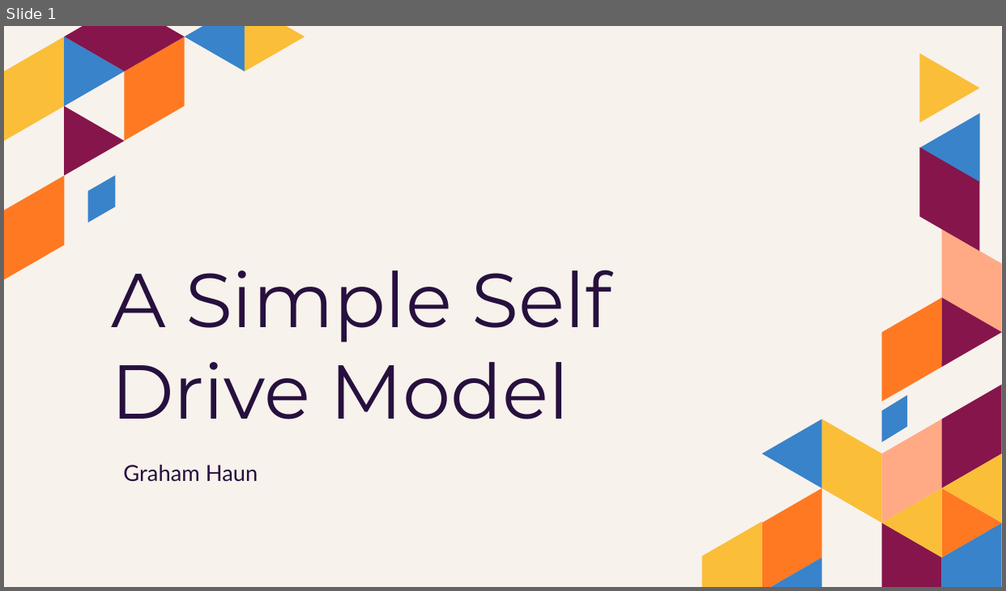
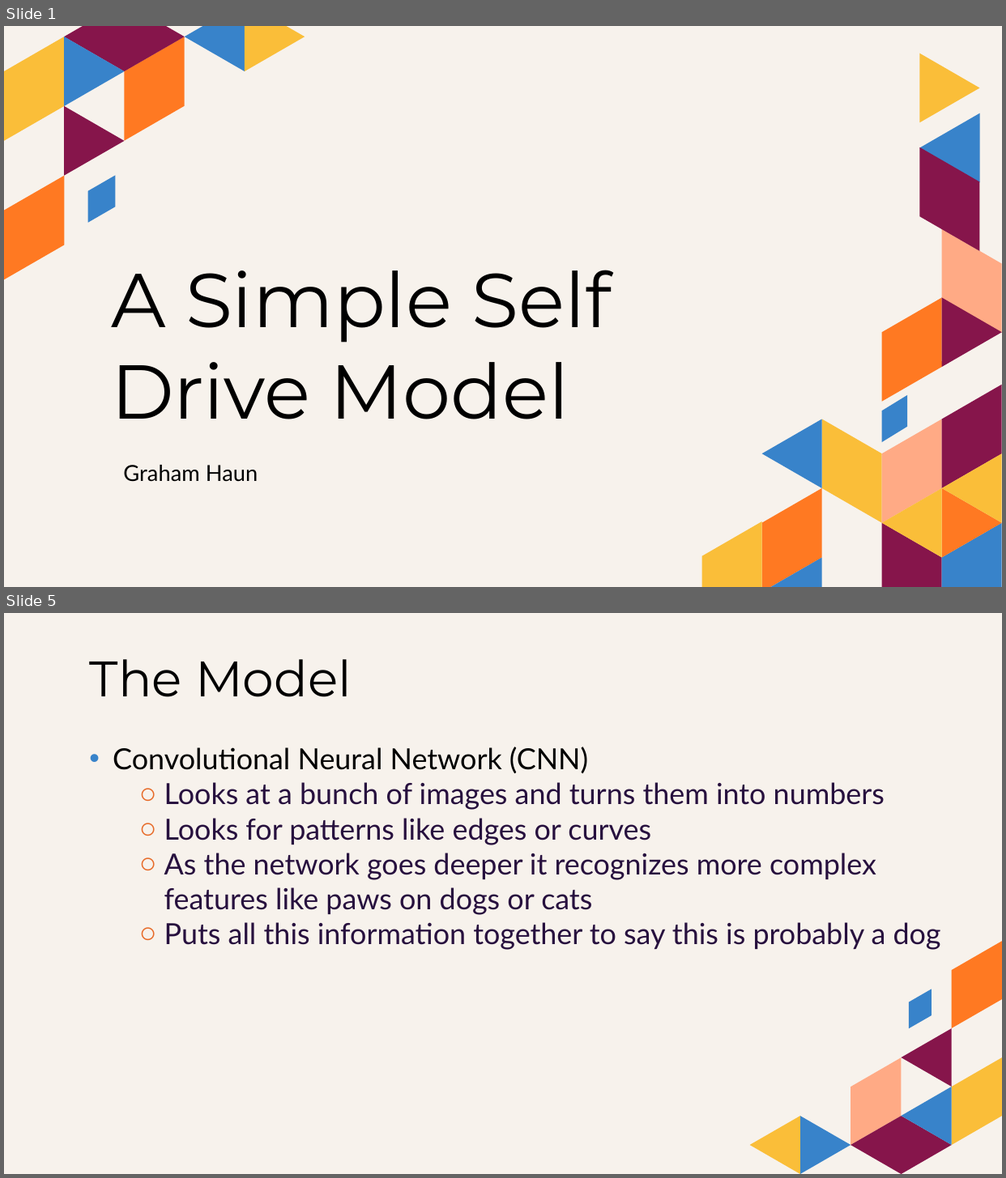
Before and after one commit to grahamjh99/VisionDrive, a slide deck: presentation/A Simple Self Drive Model.pptx. Shown one above the other, each under a label of ours: slide 1 before the commit, slides 1 and 5 after it; the slides between them are not shown. The pictures are 1006x591 and 1006x1178 pixels, drawn with LibreOffice and Linux fonts; fonts in the diff are those of the drawing. Boxes give left, top, right and bottom in pixels: in the first picture for what was removed or moved away, otherwise in the second. Text is boxed around its words. In the diff, an @@ line names an element or a change of style, - is before the commit and + after.

```diff
--- a/presentation/A Simple Self Drive Model.pptx
+++ b/presentation/A Simple Self Drive Model.pptx
@@ slide 5 added at box(4, 613, 1002, 1174), background #F7F2EC @@
@@ title added at box(90, 659, 351, 697), 48 pt, text #000000 @@
+The Model
@@ subtitle added at box(113, 747, 941, 950), 28 pt, text #27103E @@
+• Convolutional Neural Network (CNN)
+  ○ Looks at a bunch of images and turns them into numbers
+  ○ Looks for patterns like edges or curves
+  ○ As the network goes deeper it recognizes more complex features like paws on dogs or cats
+  ○ Puts all this information together to say this is probably a dog
@@ group added at box(750, 942, 1002, 1174): 9 freeform shapes @@
@@ slide 1 changed as well @@
@@ title "A Simple Self Drive Model" at box(111, 270, 612, 420): text colour #27103E to #000000 @@
@@ subtitle "Graham Haun" at box(123, 465, 258, 482): text colour #27103E to #000000 @@
```
Also in this commit, not shown: 10 other slides added, 5 slides removed, 9 other files.
